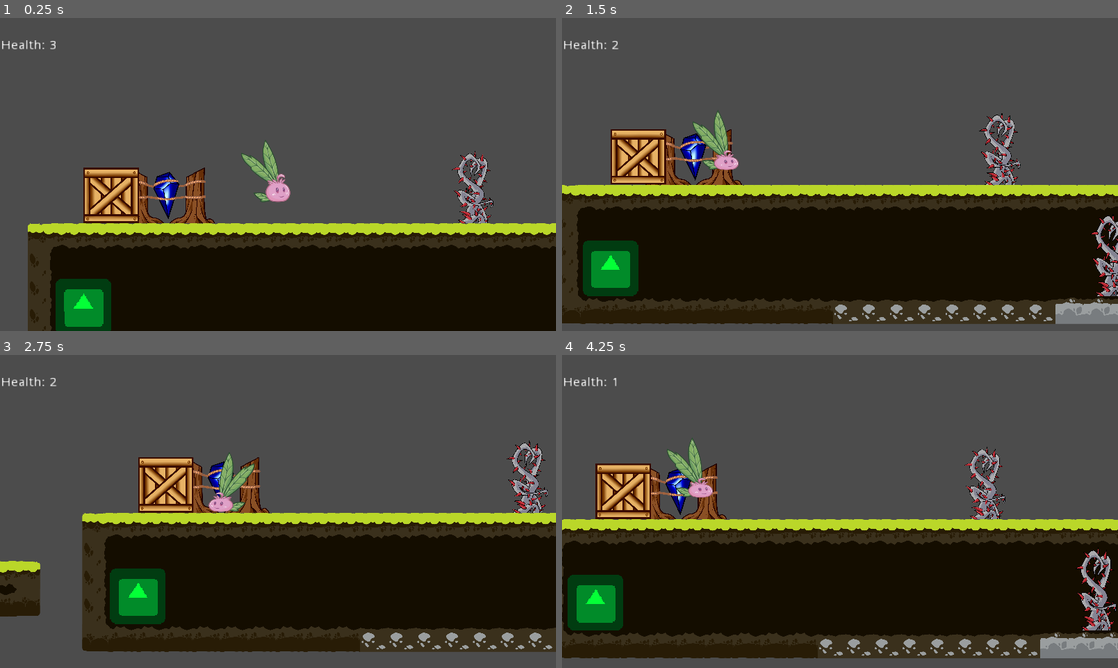
Above: before the commit, frames 1-4 (two rows, left to right).
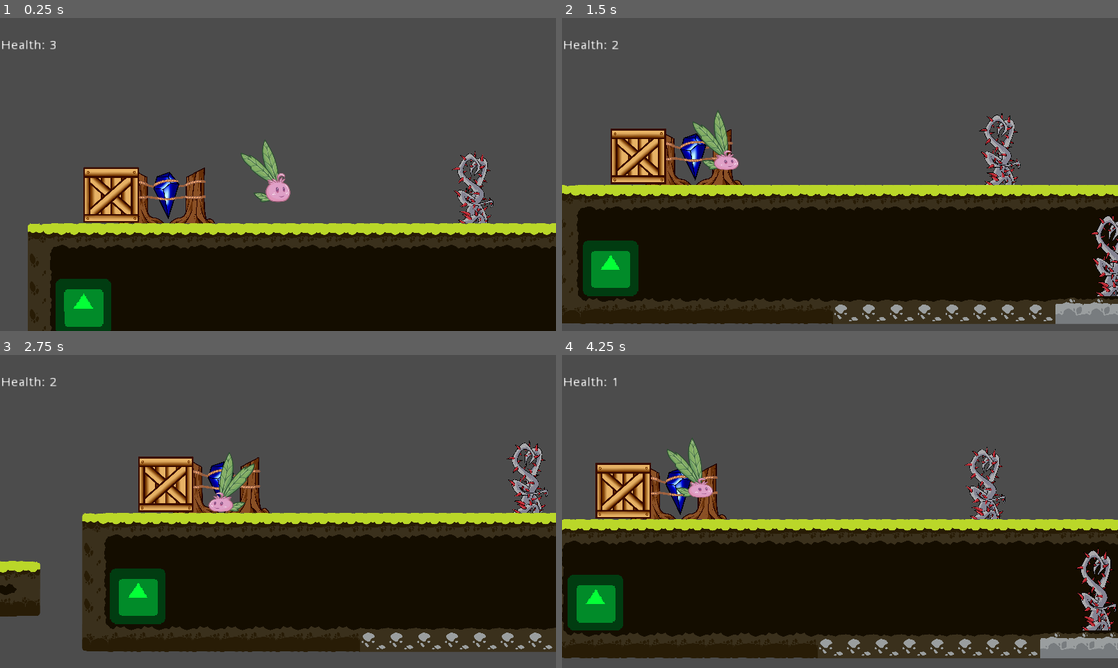
Above: after the commit, the same moments.

Repository: DamianKoch1/OnionsAdventure
Game: Godot game, scene res://Levels/Prototype.tscn
Same seed, same stepped clock (60 frames per second), same inputs: the game is played once before the commit and once after it. The project has no main scene, so this scene is started directly. The engine's default icon, where the game draws it, is replaced by a stand-in: a white triangle on a blue panel in a dark square.
Inputs:
- Up to frame 1 (0.25 s): no input
- Up to frame 2 (1.5 s): hold Right (ui_right) from 0.53 s (still down); tap E (push) at 0.6, 1.35 s; tap Space (jump) at 0.77 s
- Up to frame 3 (2.75 s): tap Space (jump) at 1.52 s; release Right (ui_right) at 2.03 s; hold Left (ui_left) from 2.03 s (still down); tap E (push) at 2.1 s
- Up to frame 4 (4.25 s): release Left (ui_left) at 2.78 s; hold Right (ui_right) from 2.78 s (still down); tap E (push) at 2.85, 3.6 s; tap Space (jump) at 3.02, 3.77 s

The runs differ from the first frame. In frame 1, 0.3% of the frame differs, in the area x 15-53%, y 39-66%; in frame 2, 0.2%; in frame 3, 0.2%; in frame 4, 0.3%.

Commit message:
enemy moves without rotation, small box fix

Diff:
--- a/Enemies/Enemy.gd
+++ b/Enemies/Enemy.gd
@@ -1,14 +1,28 @@
-extends Path2D
+extends Node2D
 
-onready var pathfollow = $PathFollow2D
+onready var pathfollow = $EnemyPath/PathFollow2D
+onready var enemy = $EnemyPath/Enemy
 onready var i = 0
+export (float) var movespeed = 2
+export (bool) var pathLooped = true
+onready var damageCD = 0
 
 func _process(delta):
-	i += delta*2
-	if i >= 20*PI:
-		i = 0
-	pathfollow.unit_offset = acos(cos(i)) / acos(cos(PI))
+	if damageCD > 0:
+		damageCD = max(damageCD-delta, 0)
+	i += delta*movespeed
+	if pathLooped == false:
+		if i >= 20*PI:
+			i = 0
+		pathfollow.unit_offset = acos(cos(i)) / acos(cos(PI))
+	elif pathLooped == true:
+		if i >= 20:
+			i = 0
+		pathfollow.unit_offset = i
+	enemy.global_position = pathfollow.global_position
+
 
 func _on_Area2D_body_entered(body):
-	if body.name == "player":
+	if body.name == "Onion" && damageCD == 0:
 		body.health -= 1
+		damageCD = 1
--- a/Enemies/Enemy.tscn
+++ b/Enemies/Enemy.tscn
@@ -3,12 +3,11 @@
 [ext_resource path="res://Enemies/Enemy.gd" type="Script" id=1]
 [ext_resource path="res://icon.png" type="Texture" id=2]
 
-
 [sub_resource type="Curve2D" id=1]
 
 bake_interval = 5.0
 _data = {
-"points": PoolVector2Array( 0, 0, 0, 0, -80.5574, 170.197, 0, 0, 0, 0, 46.5767, 170.18 )
+"points": PoolVector2Array( 0, 0, 0, 0, -80.5574, 170.197, 0, 0, 0, 0, -80.5574, 170.197, 0, 0, 0, 0, -80.5574, 170.197, 0, 0, 0, 0, 93.5848, 168.866 )
 }
 
 [sub_resource type="RectangleShape2D" id=2]
@@ -16,18 +15,62 @@
 custom_solver_bias = 0.0
 extents = Vector2( 31.6861, 31.8947 )
 
-[node name="Enemy" type="Path2D" index="0"]
+[node name="Enemy" type="Node2D"]
+
+script = ExtResource( 1 )
+movespeed = 2
+pathLooped = true
+
+[node name="EnemyPath" type="Path2D" parent="." index="0"]
 
 self_modulate = Color( 0.5, 0.6, 1, 0.7 )
-position = Vector2( 192, -128 )
+position = Vector2( 81.2339, -169.313 )
 curve = SubResource( 1 )
-script = ExtResource( 1 )
 _sections_unfolded = [ "Transform", "Visibility" ]
 
-[node name="PathFollow2D" type="PathFollow2D" parent="." index="0"]
+[node name="Enemy" type="Node2D" parent="EnemyPath" index="0"]
+
+position = Vector2( -81.2339, 169.313 )
+
+[node name="Sprites" type="Node2D" parent="EnemyPath/Enemy" index="0"]
+
+editor/display_folded = true
+position = Vector2( 0.00422668, 0.00424194 )
+rotation = -0.000132151
+
+[node name="Sprite" type="Sprite" parent="EnemyPath/Enemy/Sprites" index="0"]
+
+modulate = Color( 1, 0, 0, 1 )
+position = Vector2( -0.156357, -0.0539894 )
+scale = Vector2( 0.500416, 0.500855 )
+texture = ExtResource( 2 )
+_sections_unfolded = [ "Transform", "Visibility" ]
+
+[node name="Area2D" type="Area2D" parent="EnemyPath/Enemy" index="1"]
+
+editor/display_folded = true
+position = Vector2( -80.7138, 170.143 )
+rotation = -0.000132151
+scale = Vector2( 0.500416, 0.500855 )
+input_pickable = true
+gravity_vec = Vector2( 0, 1 )
+gravity = 98.0
+linear_damp = 0.1
+angular_damp = 1.0
+audio_bus_override = false
+audio_bus_name = "Master"
+
+[node name="CollisionShape2D" type="CollisionShape2D" parent="EnemyPath/Enemy/Area2D" index="0"]
+
+position = Vector2( 160.61, -339.783 )
+scale = Vector2( 1.01237, 1 )
+shape = SubResource( 2 )
+_sections_unfolded = [ "Transform" ]
+
+[node name="PathFollow2D" type="PathFollow2D" parent="EnemyPath" index="1"]
 
 position = Vector2( -80.5574, 170.197 )
-rotation = -0.000124377
+rotation = -0.0076473
 offset = 0.0
 h_offset = 0.0
 v_offset = 0.0
@@ -37,32 +80,15 @@
 lookahead = 4.0
 _sections_unfolded = [ "Transform" ]
 
-[node name="Sprite" type="Sprite" parent="PathFollow2D" index="0"]
+[node name="AnimationPlayer" type="AnimationPlayer" parent="EnemyPath" index="2"]
 
-modulate = Color( 1, 0, 0, 1 )
-position = Vector2( -0.156357, -0.0539888 )
-scale = Vector2( 0.500416, 0.500855 )
-texture = ExtResource( 2 )
-_sections_unfolded = [ "Transform", "Visibility" ]
-__meta__ = {
-"_edit_group_": true
-}
+root_node = NodePath("..")
+autoplay = ""
+playback_process_mode = 1
+playback_default_blend_time = 0.0
+playback_speed = 1.0
+blend_times = [  ]
 
-[node name="Area2D" type="Area2D" parent="PathFollow2D/Sprite" index="0"]
+[connection signal="body_entered" from="EnemyPath/Enemy/Area2D" to="EnemyPath" method="_on_Area2D_body_entered"]
 
-input_pickable = true
-gravity_vec = Vector2( 0, 1 )
-gravity = 98.0
-linear_damp = 0.1
-angular_damp = 1.0
-audio_bus_override = false
-audio_bus_name = "Master"
-
-[node name="CollisionShape2D" type="CollisionShape2D" parent="PathFollow2D/Sprite/Area2D" index="0"]
-
-position = Vector2( -0.423897, 0 )
-scale = Vector2( 1.01237, 1 )
-shape = SubResource( 2 )
-_sections_unfolded = [ "Transform" ]
-
-[connection signal="body_entered" from="PathFollow2D/Sprite/Area2D" to="." method="_on_Area2D_body_entered"]
+[connection signal="body_entered" from="EnemyPath/Enemy/Area2D" to="." method="_on_Area2D_body_entered"]
--- a/Levels/Prototype.tscn
+++ b/Levels/Prototype.tscn
@@ -16,6 +16,21 @@
 [ext_resource path="res://Objects/Trap/Trap.tscn" type="PackedScene" id=14]
 [ext_resource path="res://Objects/Obstacles/DamagingObstacle.tscn" type="PackedScene" id=15]
 [ext_resource path="res://Assets/asset_vine_thorns_1.png" type="Texture" id=16]
+[ext_resource path="res://Enemies/Enemy.tscn" type="PackedScene" id=17]
+
+[sub_resource type="Curve2D" id=1]
+
+bake_interval = 5.0
+_data = {
+"points": PoolVector2Array( 0, 0, 0, 0, -80.5574, 170.197, 0, 0, 0, 0, -80.5574, 170.197, 0, 0, 0, 0, -80.5574, 170.197, 0, 0, 0, 0, 93.5848, 168.866 )
+}
+
+[sub_resource type="Curve2D" id=2]
+
+bake_interval = 5.0
+_data = {
+"points": PoolVector2Array( 0, 0, 0, 0, -80.5574, 170.197, 0, 0, 0, 0, -80.5574, 170.197, 0, 0, 0, 0, -80.5574, 170.197, 0, 0, 0, 0, 93.5848, 168.866, 0, 0, 0, 0, 102.868, 71.1767, 0, 0, 0, 0, -36.7438, 12.451, 0, 0, 0, 0, -147.547, 99.9855, 0, 0, 0, 0, -80.5574, 170.197 )
+}
 
 [node name="Node" type="Node" index="0"]
 
@@ -158,7 +173,7 @@
 
 z_index = -3
 z_as_relative = false
-tile_data = PoolIntArray( 24, 12, 0, 25, 13, 0, 26, 13, 0, 2 …(5450 unchanged characters)… 810, 10, 0, 458811, 1610612739, 0, 589806, 0, 0, 589807, 0, 0, 589808, 0, 0, 589 …(7562 unchanged characters)…
+tile_data = PoolIntArray( 24, 12, 0, 25, 13, 0, 26, 13, 0, 2 …(5450 unchanged characters)… 810, 10, 0, 458811, 1610612739, 0, 589804, 0, 0, 589805, 0, 0, 589806, 0, 0, 589807, 0, 0, 589808, 0, 0, 589 …(7562 unchanged characters)…
 _sections_unfolded = [ "Cell", "Transform", "Z Index" ]
 
 [node name="Camera" parent="." index="10" instance=ExtResource( 9 )]
@@ -175,7 +190,7 @@
 
 [node name="Rope" parent="." index="12" instance=ExtResource( 11 )]
 
-position = Vector2( 1440, -288 )
+position = Vector2( 1184, -288 )
 
 [node name="Box" parent="." index="13" instance=ExtResource( 12 )]
 
@@ -225,6 +240,24 @@
 
 position = Vector2( 0, 138.723 )
 scale = Vector2( 1, 1.09527 )
+
+[node name="Enemy" parent="." index="18" instance=ExtResource( 17 )]
+
+position = Vector2( -636.128, 236.206 )
+pathLooped = false
+
+[node name="EnemyPath" parent="Enemy" index="0"]
+
+curve = SubResource( 1 )
+
+[node name="Enemy2" parent="." index="19" instance=ExtResource( 17 )]
+
+position = Vector2( 1439.28, -128.576 )
+movespeed = 0.2
+
+[node name="EnemyPath" parent="Enemy2" index="0"]
+
+curve = SubResource( 2 )
 
 
 [editable path="Onion"]
@@ -233,3 +266,5 @@
 [editable path="EarthStone3"]
 [editable path="Sprite"]
 [editable path="Sprite2"]
+[editable path="Enemy"]
+[editable path="Enemy2"]
--- a/Objects/Box/Box.tscn
+++ b/Objects/Box/Box.tscn
@@ -12,6 +12,11 @@
 
 custom_solver_bias = 0.0
 extents = Vector2( 46.7717, 36.8304 )
+
+[sub_resource type="RectangleShape2D" id=3]
+
+custom_solver_bias = 0.0
+extents = Vector2( 32, 32 )
 
 [node name="Box" type="KinematicBody2D"]
 
@@ -31,7 +36,8 @@
 
 [node name="CollisionShape2D" type="CollisionShape2D" parent="." index="1"]
 
-visible = false
+position = Vector2( 0, 5.35284 )
+scale = Vector2( 1, 0.847062 )
 shape = SubResource( 1 )
 
 [node name="Area2D" type="Area2D" parent="." index="2"]
@@ -59,4 +65,20 @@
 collision_mask = 1
 _sections_unfolded = [ "Z Index" ]
 
+[node name="StaticBody2D" type="StaticBody2D" parent="." index="4"]
+
+input_pickable = false
+collision_layer = 1
+collision_mask = 1
+constant_linear_velocity = Vector2( 0, 0 )
+constant_angular_velocity = 0.0
+friction = 1.0
+bounce = 0.0
+
+[node name="CollisionShape2D" type="CollisionShape2D" parent="StaticBody2D" index="0"]
+
+position = Vector2( 0, -27.1617 )
+scale = Vector2( 1, 0.156635 )
+shape = SubResource( 3 )
+
 [connection signal="body_entered" from="Area2D" to="." method="_on_Area2D_body_entered"]
--- a/Objects/Obstacles/DamagingObstacle.gd
+++ b/Objects/Obstacles/DamagingObstacle.gd
@@ -1,15 +1,13 @@
 extends Sprite
 
 onready var spawnpoint = get_parent().find_node("Spawnpoint")
-var damageCD = 0
+onready var damageCD = 0
 
 func _process(delta):
 	if damageCD > 0:
 		damageCD = max(damageCD-delta, 0)
 
 func _on_Trigger_body_entered(body):
-	if body.name == "Onion":
-		if damageCD == 0:
-			damageCD = 1
-			body.health = max(body.health-1, 0)
-			print(body.health)
+	if body.name == "Onion" && damageCD == 0:
+		damageCD = 1
+		body.health = max(body.health-1, 0)
--- a/Player/Camera.gd
+++ b/Player/Camera.gd
@@ -17,5 +17,3 @@
 
 func updateHp():
 	$Label.set_text("Health: "+str(player.health))
-	if player.health <= 0:
-		$Label.set_text(":(")
--- a/Player/Player.gd
+++ b/Player/Player.gd
@@ -97,7 +97,7 @@
 				motion.y = -jumpheight
 		else:
 			if state != climb:
-				if motion.y > 20:
+				if motion.y > 40:
 					setState(fall)
 				elif motion.y < 0:
 					setState(jump)
Not shown: 1 places in Levels/Prototype.tscn that only renumber resources
Not shown: 1 places in Objects/Box/Box.tscn that only renumber resources
